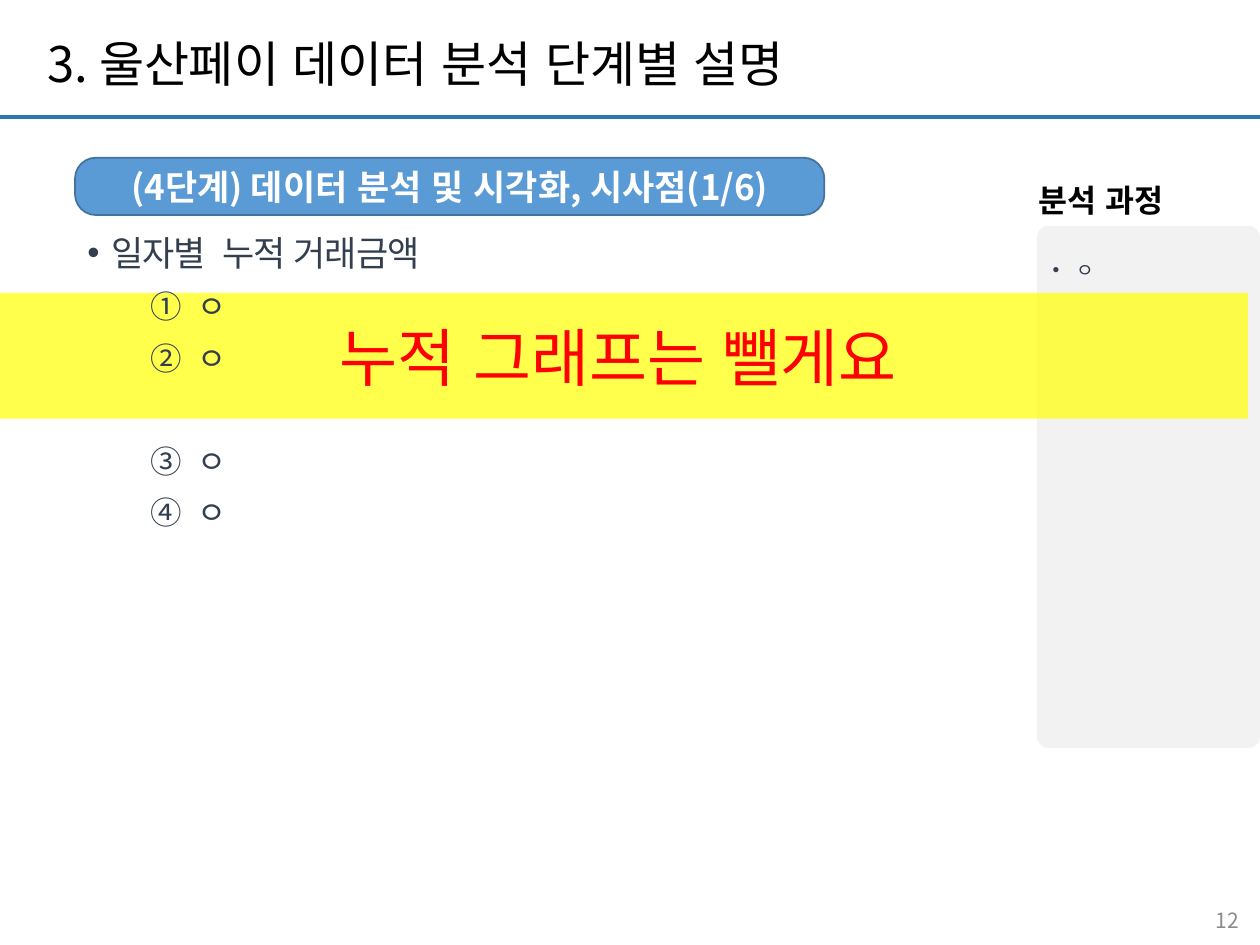
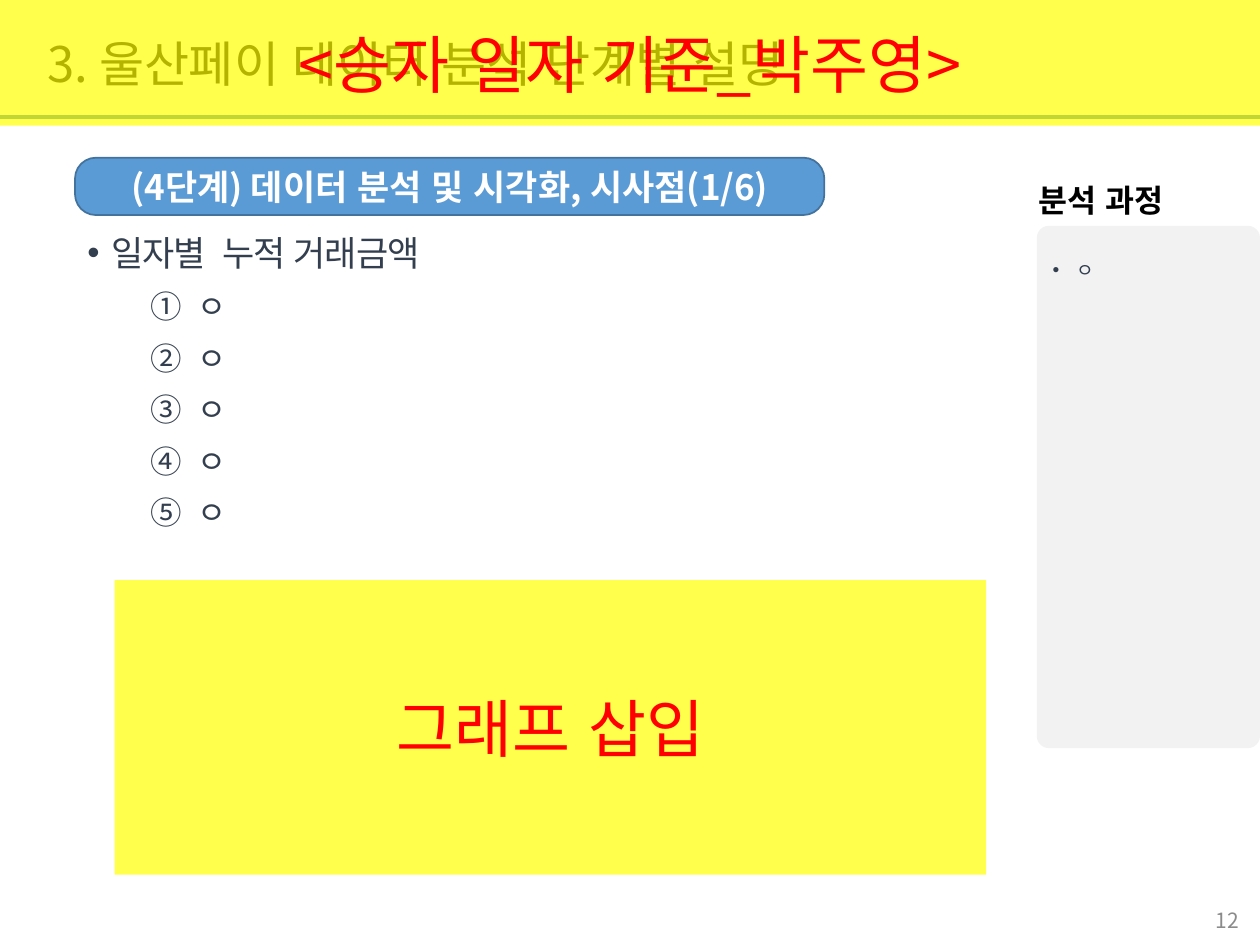
Before and after one commit to jamesjhk/Project_B, a slide deck: slide 12 of 빅데이터 기반 울산페이 사용 분석 보고서_ProjectB.pptx. Drawn at 1260x945 pixels with LibreOffice and Linux fonts; fonts in the diff are those of the drawing. Boxes give left, top, right and bottom in pixels: in the first picture for what was removed or moved away, otherwise in the second. Text is boxed around its words. In the diff, an @@ line names an element or a change of style, - is before the commit and + after.

```diff
--- a/빅데이터 기반 울산페이 사용 분석 보고서_ProjectB.pptx
+++ b/빅데이터 기반 울산페이 사용 분석 보고서_ProjectB.pptx
@@ rectangle added at [0,0,1260,126], fill #FFFF00 at 70% opacity, 36 pt, text #FF0000 @@
+<승자 일자 기준_박주영>
@@ rectangle removed at [0,294,1249,420] @@
-누적 그래프는 뺄게요
@@ rectangle added at [115,580,987,874], fill #FFFF00 at 70% opacity, 36 pt, text #FF0000 @@
+그래프 삽입
```
Also in this commit, not shown: 5 other slides changed.
